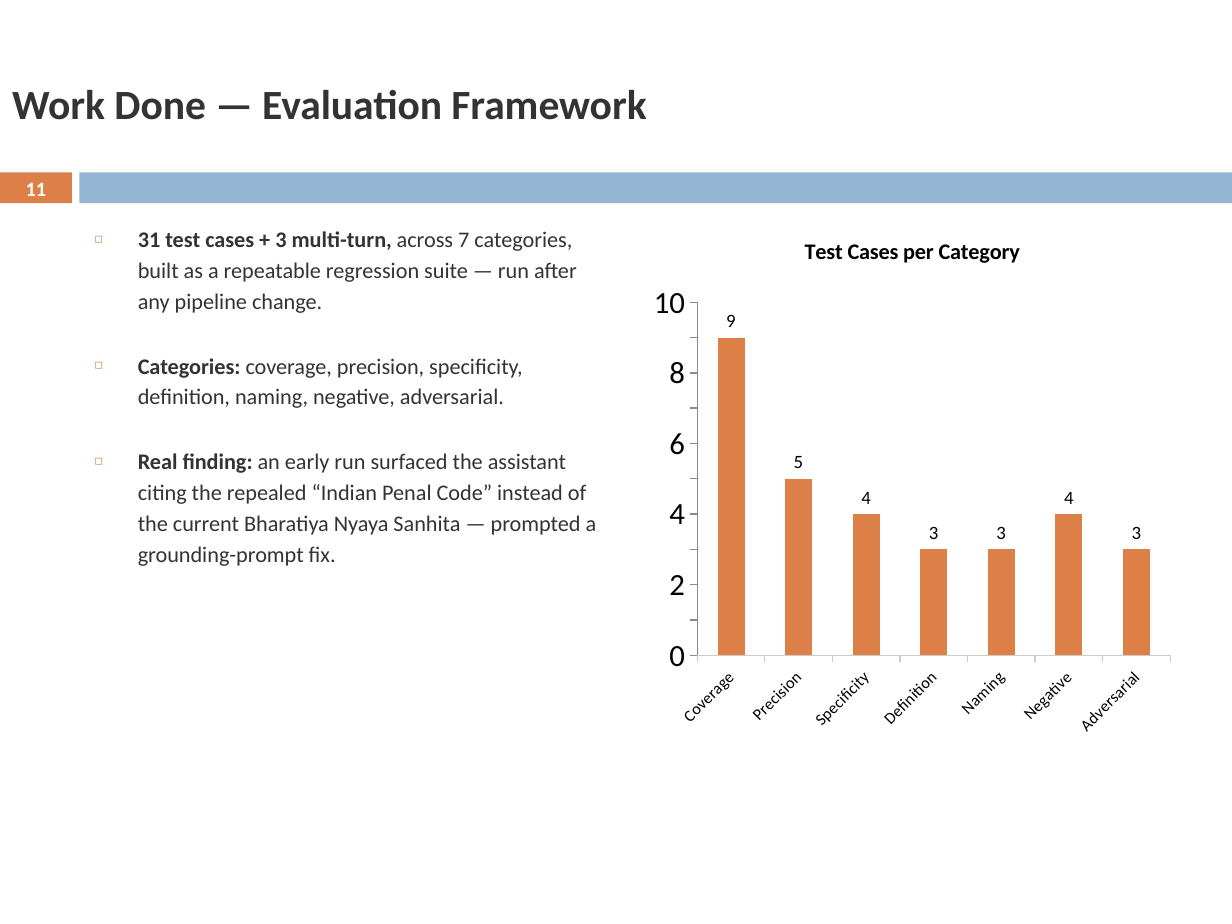
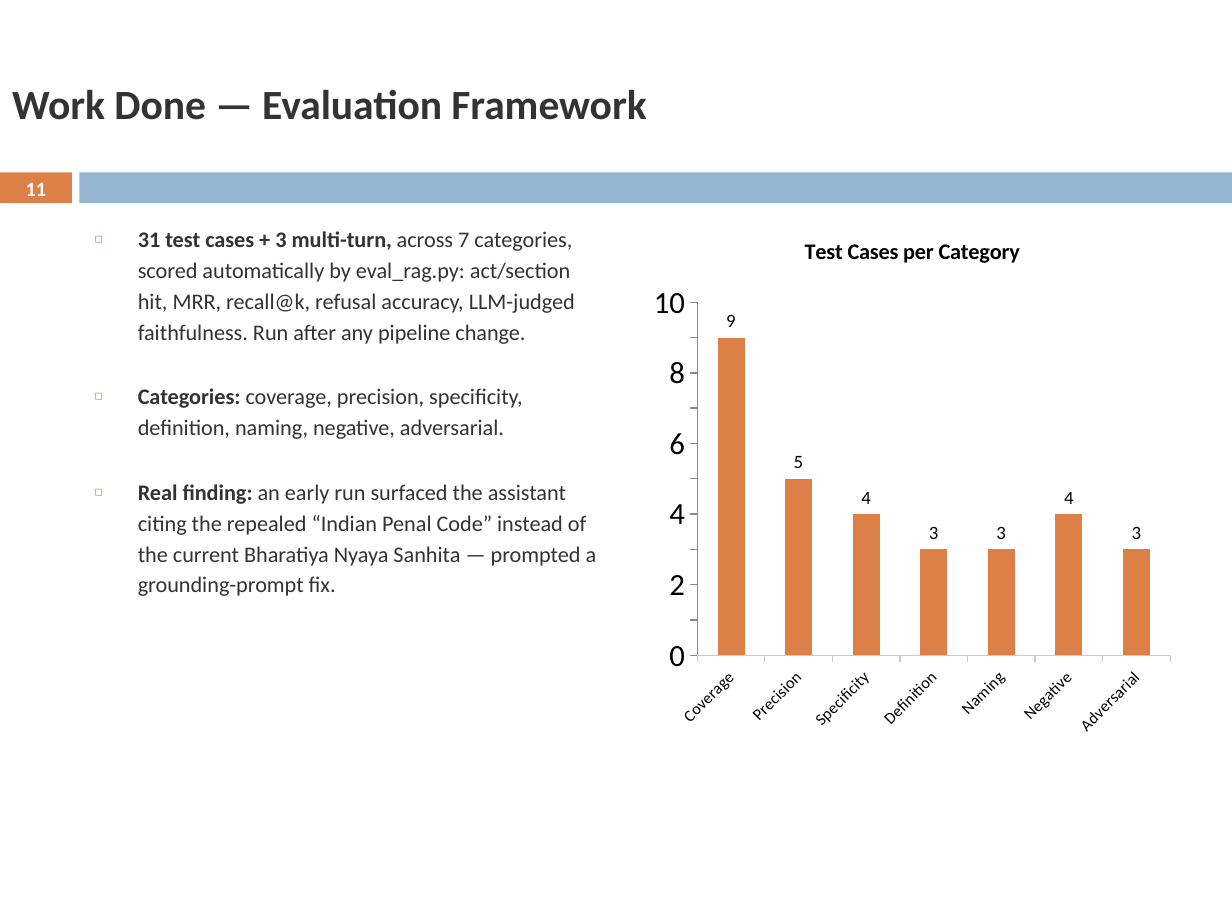
Before and after one commit to Devashish-Rawat1/LegalAssistant, a slide deck: slide 11 of docs/LegalAssistant_Presentation.pptx. Drawn at 1232x924 pixels with LibreOffice and Linux fonts; fonts in the diff are those of the drawing; background and template pictures are left out. Boxes give left, top, right and bottom in pixels: in the first picture for what was removed or moved away, otherwise in the second. Text is boxed around its words. In the diff, an @@ line names an element or a change of style, - is before the commit and + after.

```diff
--- a/docs/LegalAssistant_Presentation.pptx
+++ b/docs/LegalAssistant_Presentation.pptx
@@ text at [138, 231, 575, 344]: text changed @@
-◻ 31 test cases + 3 multi-turn, across 7 categories, built as a repeatable regression suite — run after any pipeline change.
+◻ 31 test cases + 3 multi-turn, across 7 categories, scored automatically by eval_rag.py: act/section hit, MRR, recall@k, refusal accuracy, LLM-judged faithfulness. Run after any pipeline change.
```
Also in this commit, not shown: 4 other slides changed.
